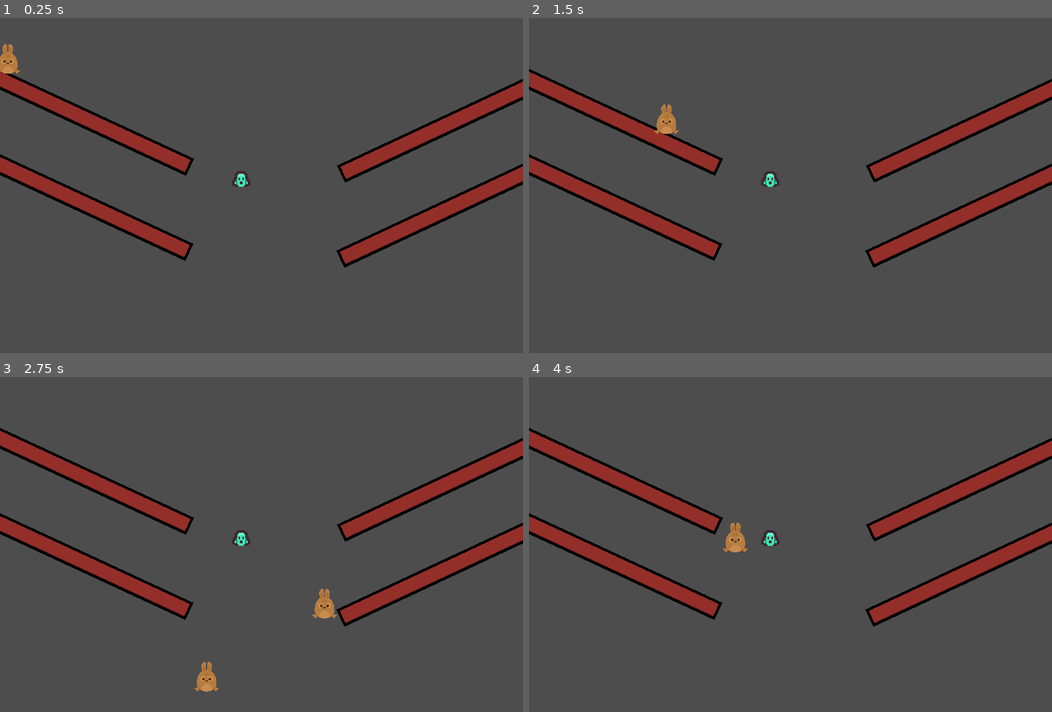
Above: before the commit, frames 1-4 (two rows, left to right).
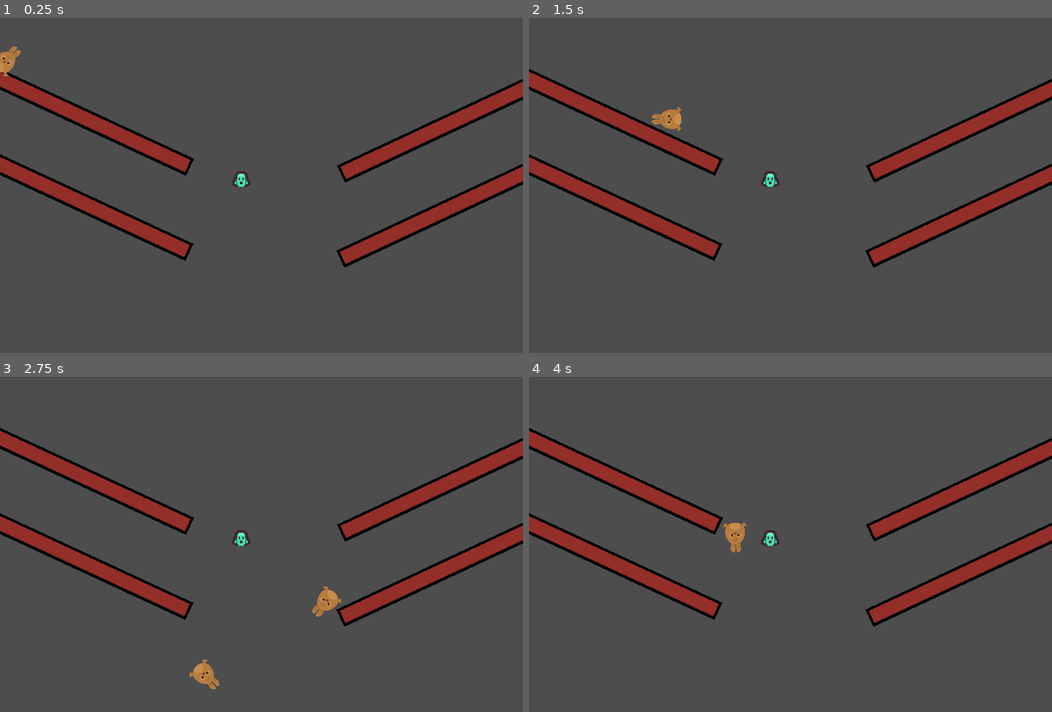
Above: after the commit, the same moments.

Repository: yezt230/egg_game
Game: Godot game, scene res://scenes/main.tscn
The game is run twice, just before and just after one commit, with the same random seed, the same clock (stepped at 60 frames per second) and the same inputs.
Inputs:
- Up to frame 1 (0.25 s): no input
- Up to frame 2 (1.5 s): no input
- Up to frame 3 (2.75 s): no input
- Up to frame 4 (4 s): no input

The runs differ from the first frame. In frame 1, 0.1% of the frame differs, in the area x 0-4%, y 7-18%; in frame 2, 0.2%; in frame 3, 0.4%, in the area x 36-66%, y 62-94%; in frame 4, 0.2%.

Commit message:
Rotation animation for enemy

Diff:
--- a/scenes/enemy_1.gd
+++ b/scenes/enemy_1.gd
@@ -12,3 +12,8 @@
 	#else:
 		#velocity.y += GRAVITY * delta
 	move_and_slide()
+
+
+func _on_lifespan_timer_timeout():
+	#pass # Replace with function body.
+	queue_free()
--- a/scenes/enemy_1.tscn
+++ b/scenes/enemy_1.tscn
@@ -1,10 +1,49 @@
-[gd_scene load_steps=4 format=3 uid="uid://bs6pkaaaew764"]
+[gd_scene load_steps=7 format=3 uid="uid://bs6pkaaaew764"]
 
 [ext_resource type="Script" path="res://scenes/enemy_1.gd" id="1_2bm8w"]
 [ext_resource type="Texture2D" uid="uid://5o5g8enggldm" path="res://assets/bunny1_jump.png" id="1_rsnnq"]
 
 [sub_resource type="CircleShape2D" id="CircleShape2D_3luyp"]
 radius = 19.0
+
+[sub_resource type="Animation" id="Animation_hhvrx"]
+resource_name = "full_circle_rotation"
+length = 2.0
+loop_mode = 1
+step = 0.0333
+tracks/0/type = "value"
+tracks/0/imported = false
+tracks/0/enabled = true
+tracks/0/path = NodePath(".:rotation")
+tracks/0/interp = 1
+tracks/0/loop_wrap = true
+tracks/0/keys = {
+"times": PackedFloat32Array(0, 1.998),
+"transitions": PackedFloat32Array(1, 1),
+"update": 0,
+"values": [0.0, 6.28319]
+}
+
+[sub_resource type="Animation" id="Animation_fi88y"]
+length = 0.001
+tracks/0/type = "value"
+tracks/0/imported = false
+tracks/0/enabled = true
+tracks/0/path = NodePath(".:rotation")
+tracks/0/interp = 1
+tracks/0/loop_wrap = true
+tracks/0/keys = {
+"times": PackedFloat32Array(0),
+"transitions": PackedFloat32Array(1),
+"update": 0,
+"values": [0.0]
+}
+
+[sub_resource type="AnimationLibrary" id="AnimationLibrary_pwj2n"]
+_data = {
+"RESET": SubResource("Animation_fi88y"),
+"full_circle_rotation": SubResource("Animation_hhvrx")
+}
 
 [node name="Enemy1" type="CharacterBody2D"]
 collision_layer = 0
@@ -17,3 +56,16 @@
 
 [node name="CollisionShape2D" type="CollisionShape2D" parent="."]
 shape = SubResource("CircleShape2D_3luyp")
+
+[node name="LifespanTimer" type="Timer" parent="."]
+wait_time = 6.0
+one_shot = true
+autostart = true
+
+[node name="AnimationPlayer" type="AnimationPlayer" parent="."]
+libraries = {
+"": SubResource("AnimationLibrary_pwj2n")
+}
+autoplay = "full_circle_rotation"
+
+[connection signal="timeout" from="LifespanTimer" to="." method="_on_lifespan_timer_timeout"]
